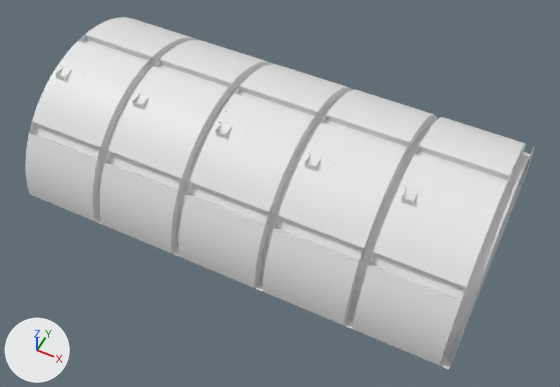
A saved change to the Blender file 3_Blend_Files/Environment.blend.
Both versions are drawn from a 50 mm camera at (22.5, -28.4, 35.0) aimed at (9.2, -1.7, 1.7). Every picture has the same lights, and +X, +Y and +Z are marked at lower left. The picture after the commit comes second. The same objects are shown in both versions, whatever each file hides.

Objects in the first picture: 'Bunker_Detailed_Module'.
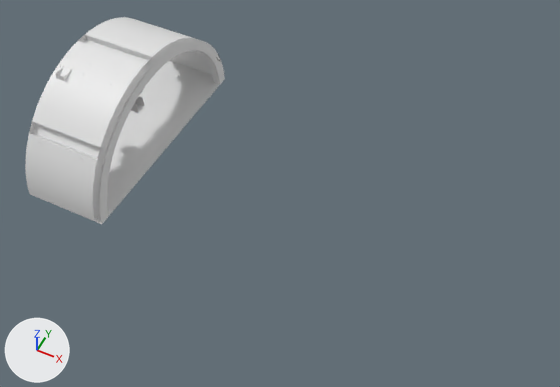
What the commit changed:
Object 'Bunker_Detailed_Module' (ob_bunker_detailed_module) has a ARRAY modifier named 'Array'.
On modifier 'Array' of object 'Bunker_Detailed_Module' (ob_bunker_detailed_module), count goes from 5 to 1.

What differs and where, as boxes (x1, y1, x2, y2) in the pictures (560 x 387 px):
'Bunker_Detailed_Module', modifiers changed (61% narrower, 41% shorter): before (25, 17, 535, 369); after (25, 17, 225, 224)
